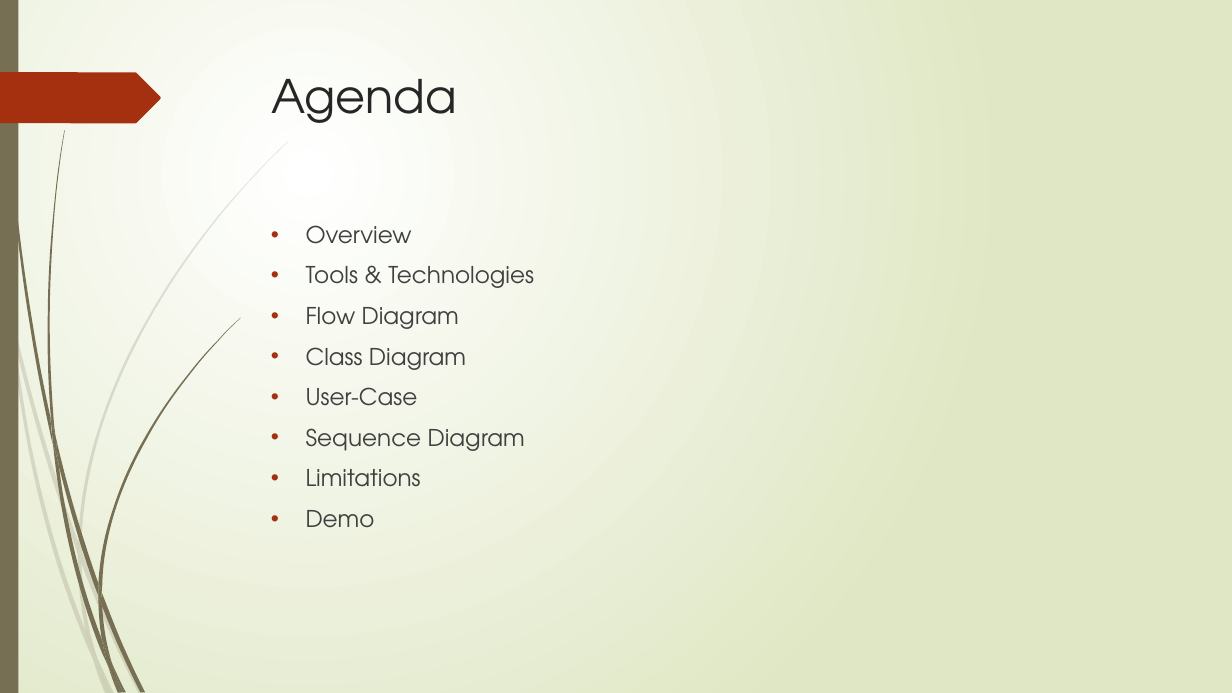
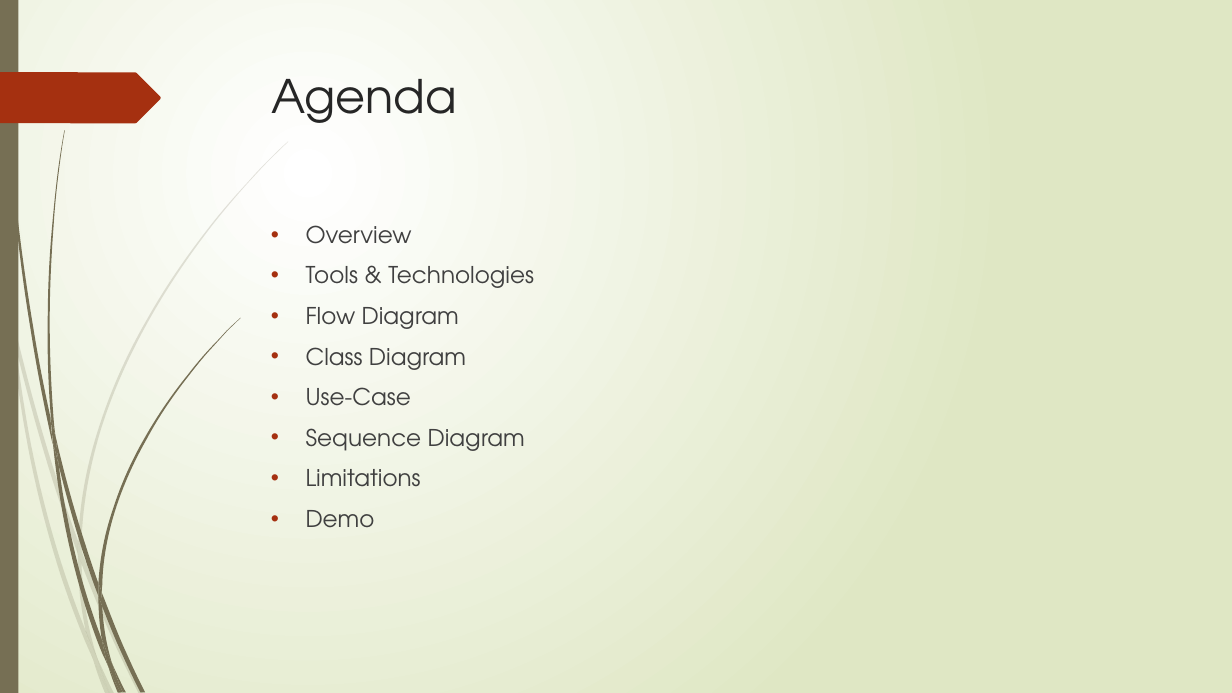
Before and after one commit to Alok0587/QURE, a slide deck: slide 2 of presentation/QURE PPT.pptx. Drawn at 1232x693 pixels with LibreOffice and Linux fonts; fonts in the diff are those of the drawing. Boxes give left, top, right and bottom in pixels: in the first picture for what was removed or moved away, otherwise in the second. Text is boxed around its words. In the diff, an @@ line names an element or a change of style, - is before the commit and + after.

```diff
--- a/presentation/QURE PPT.pptx
+++ b/presentation/QURE PPT.pptx
@@ text at [306, 387, 411, 406]: text changed @@
-• User-Case
+• Use-Case
```
Also in this commit, not shown: 3 other slides changed, 1 slide added, 1 slide removed.
